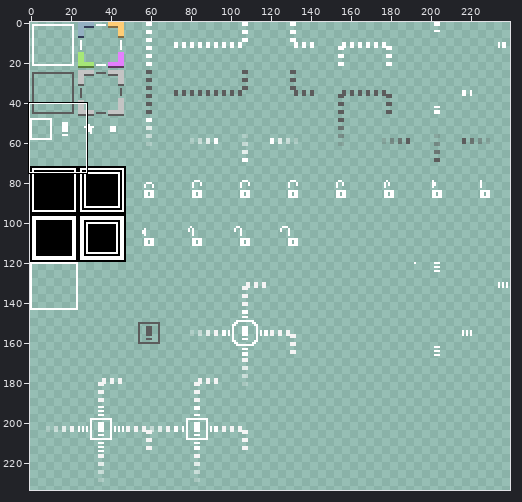
Two states of a sprite sheet, assets/overworld.png. The picture above shows the old version from afar; the outline marks the close-up.
Close-up. As it was:
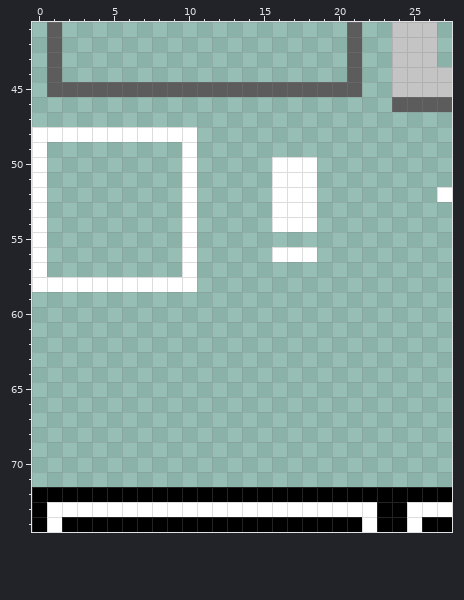
The file is 240x240 pixels. Colours within 5 levels of each other are drawn and written as one. Shown: x 0..27, y 41..74. The wide view leaves out empty margins.
Now the later version:
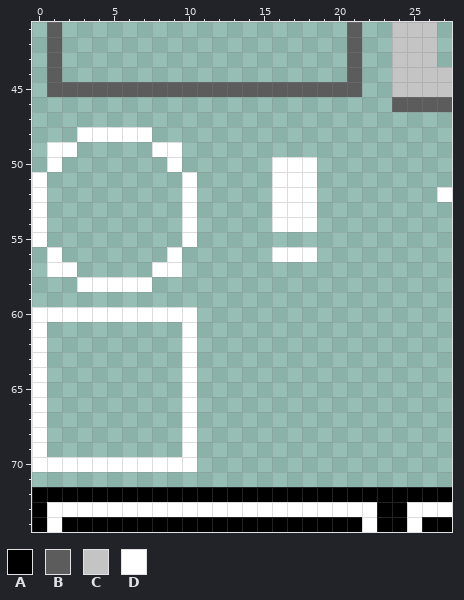
Palette (. is transparent): A #000000  B #5c5c5c  C #c4c4c4  D #ffffff
What changed:
Colour D is added in row 49 at x 1 to 2 and 8 to 9; in row 50 at x 1 and 9; in row 56 at x 1 and 9; in row 57 at x 1 to 2 and 8 to 9; in row 60 at x 0 to 10; in rows 61 to 69 at x 0 and 10.
Colour D is added in row 70 at x 0 to 10.
Colour D is gone in row 48 at x 0 to 2 and 8 to 10; in rows 49 to 50 at x 0 and 10; in rows 56 to 57 at x 0 and 10; in row 58 at x 0 to 2 and 8 to 10.
Changed places in both close-ups, as pixel boxes (x1, y1, x2, y2):
changed: (32, 127, 77, 172)
changed: (152, 127, 197, 172)
changed: (32, 247, 197, 472)
